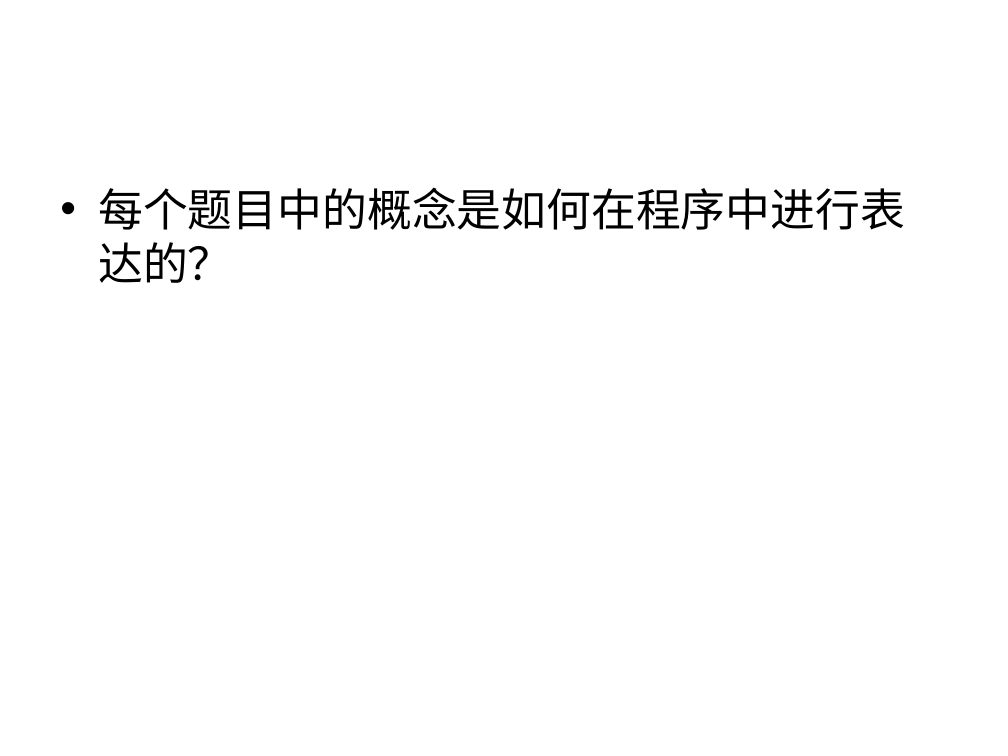
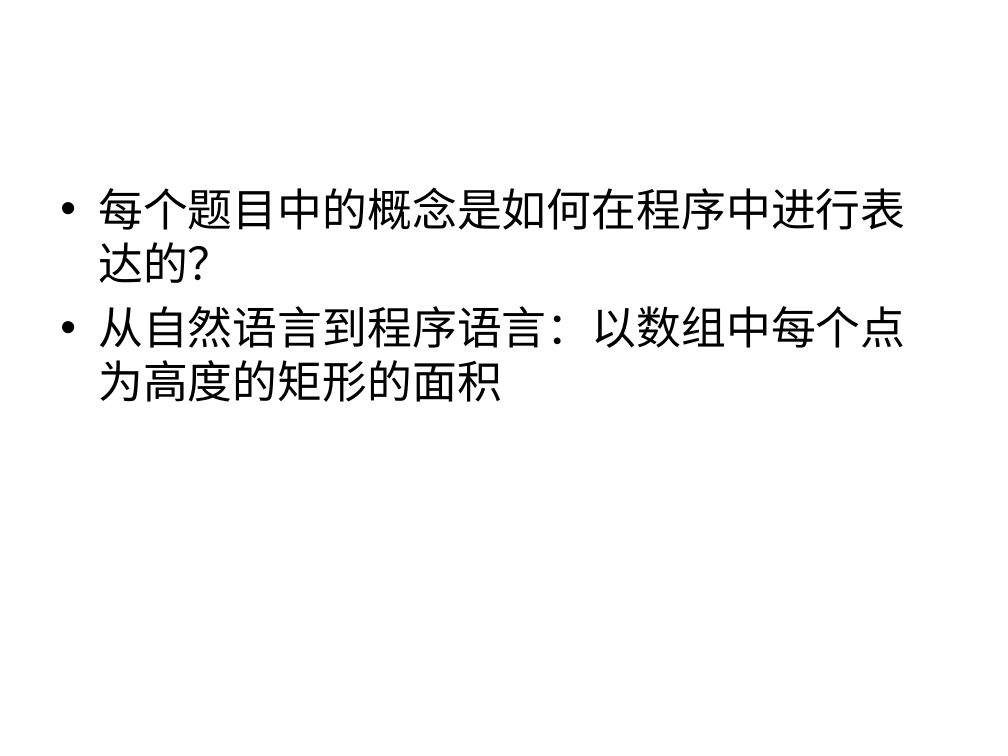
Before and after one commit to houjingbiao/leetcode, a slide deck: slide 27 of solutions/00conclusion.ppt. Drawn at 1008x756 pixels with LibreOffice and Linux fonts; fonts in the diff are those of the drawing. Boxes give left, top, right and bottom in pixels: in the first picture for what was removed or moved away, otherwise in the second. Text is boxed around its words. In the diff, an @@ line names an element or a change of style, - is before the commit and + after.

```diff
--- a/solutions/00conclusion.ppt
+++ b/solutions/00conclusion.ppt
@@ text at box(98, 306, 905, 402): paragraph added @@
+• 从自然语言到程序语言：以数组中每个点为高度的矩形的面积
```
Also in this commit, not shown: 12 other slides changed, 6 slides removed.
